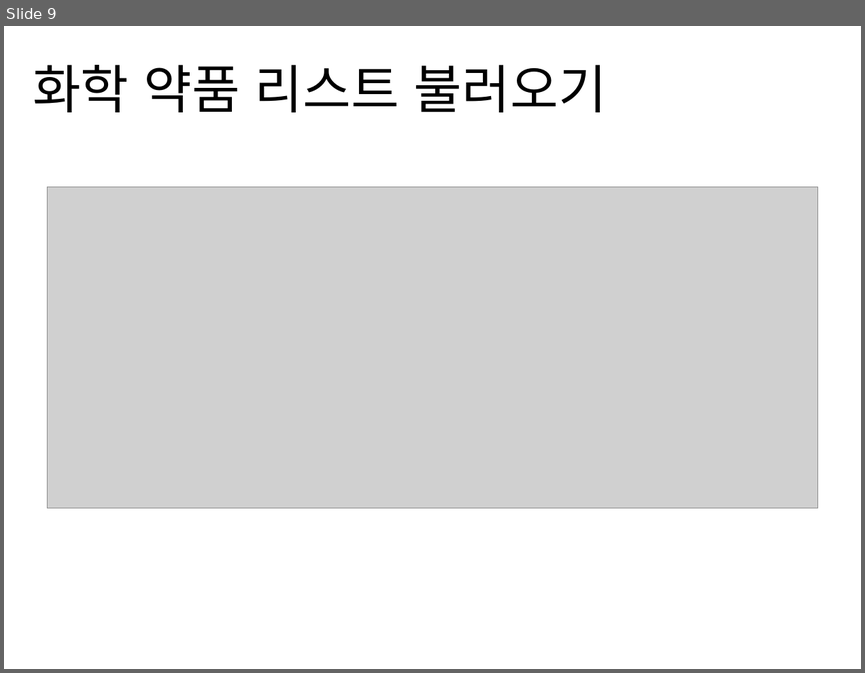
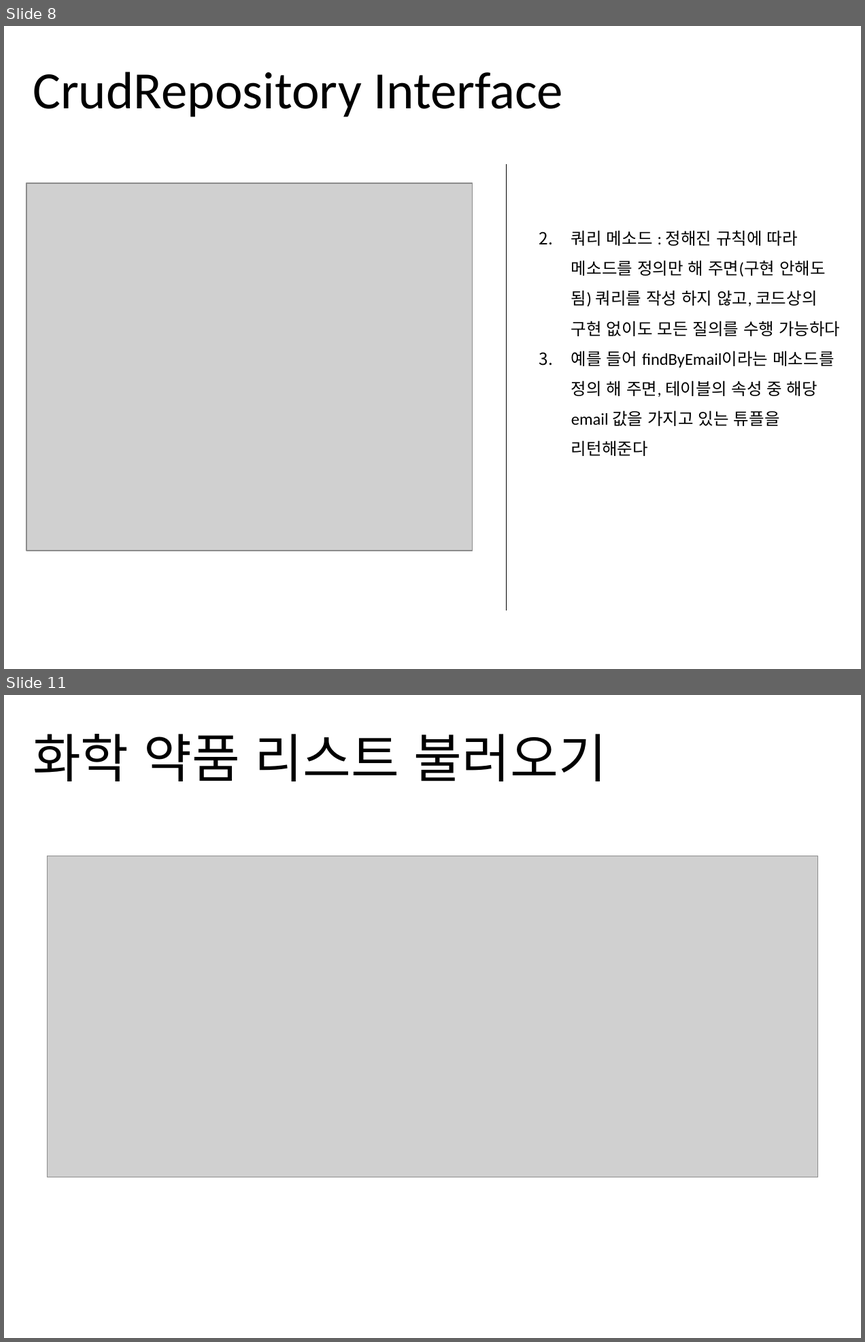
Before and after one commit to jisukim97/ChemicalManagementApplication, a slide deck: Document/2_Software Architect Documentation/Software Architecture Documentation 1.0.pptx. Shown one above the other, each under a label of ours: slide 9 before the commit, slides 8 and 11 after it; the slides between them are not shown. The pictures are 865x673 and 865x1342 pixels, drawn with LibreOffice and Linux fonts; fonts in the diff are those of the drawing; grey boxes stand for pictures. Boxes give left, top, right and bottom in pixels: in the first picture for what was removed or moved away, otherwise in the second. Text is boxed around its words. In the diff, an @@ line names an element or a change of style, - is before the commit and + after.

```diff
--- a/Document/2_Software Architect Documentation/Software Architecture Documentation 1.0.pptx
+++ b/Document/2_Software Architect Documentation/Software Architecture Documentation 1.0.pptx
@@ slide 8 added at (4, 26, 861, 669), background #FFFFFF @@
@@ title added at (33, 72, 563, 117), 44 pt, text #000000 @@
+CrudRepository Interface
@@ line added from (506, 164) to (506, 610), #000000 0.5 pt @@
@@ picture added at (26, 183, 472, 550) @@
@@ text added at (571, 230, 840, 456), 14 pt, text #000000 @@
+2. 쿼리 메소드 : 정해진 규칙에 따라 메소드를 정의만 해 주면(구현 안해도 됨) 쿼리를 작성 하지 않고, 코드상의 구현 없이도 모든 질의를 수행 가능하다
+3. 예를 들어 findByEmail이라는 메소드를 정의 해 주면, 테이블의 속성 중 해당 email 값을 가지고 있는 튜플을 리턴해준다
@@ what was slide 9 is now slide 11 @@
```
Also in this commit, not shown: 8 slides changed, 1 other slide added, 1 other file.
